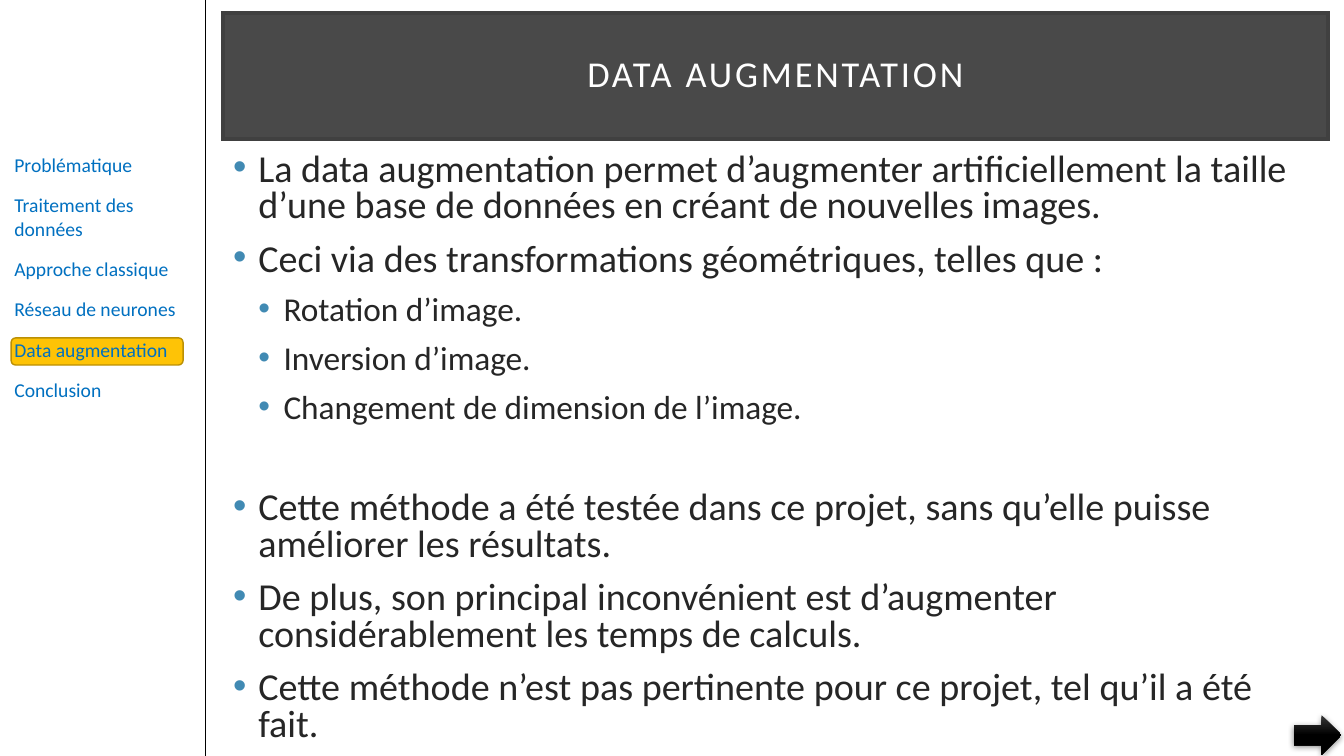
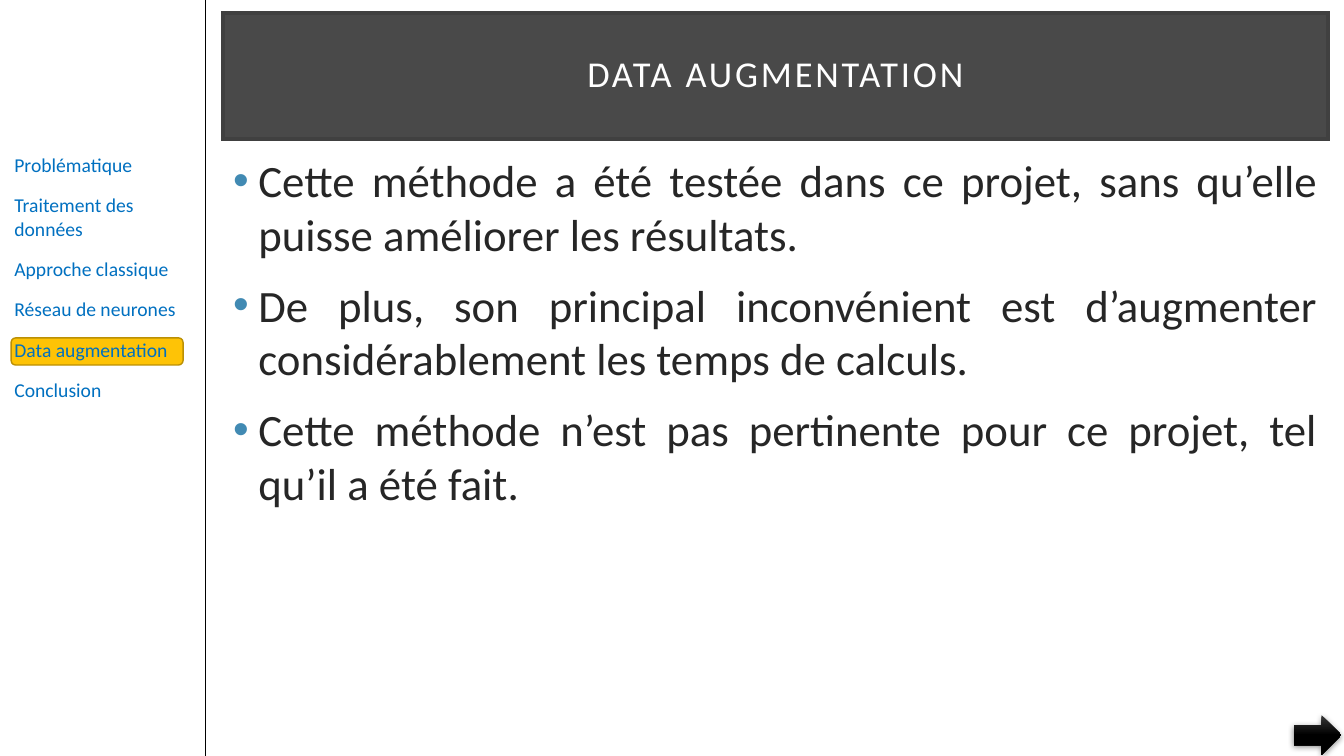
Before and after one commit to pfroide/python, a slide deck: slide 39 of Projet_7/p7.pptx (slide 38 before the commit). Drawn at 1344x756 pixels with LibreOffice and Linux fonts; fonts in the diff are those of the drawing. Boxes give left, top, right and bottom in pixels: in the first picture for what was removed or moved away, otherwise in the second. Text is boxed around its words. In the diff, an @@ line names an element or a change of style, - is before the commit and + after.

```diff
--- a/Projet_7/p7.pptx
+++ b/Projet_7/p7.pptx
@@ text "Cette méthode a été testée ..." at (x1=258, y1=165, x2=1316, y2=508): size 27.2 to 32 pt; alignment left to justified; line spacing 0.8 to 1 @@
@@ text at (x1=258, y1=155, x2=1287, y2=425): paragraphs removed @@
-• La data augmentation permet d’augmenter artificiellement la taille d’une base de données en créant de nouvelles images.
-• Ceci via des transformations géométriques, telles que :
-  • Rotation d’image.
-  • Inversion d’image.
-  • Changement de dimension de l’image.
```
Also in this commit, not shown: 17 other slides changed, 2 slides added, 1 slide removed.
